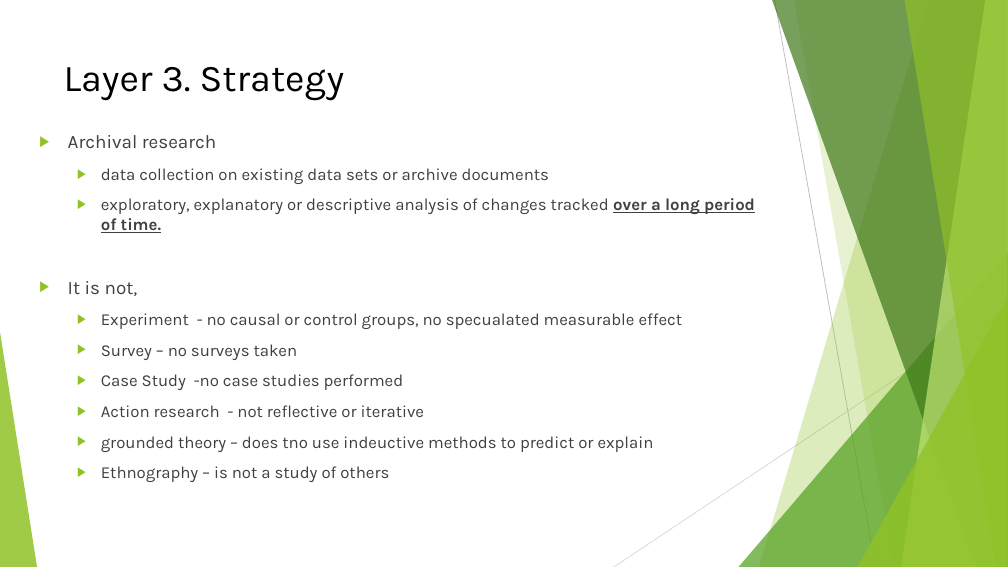
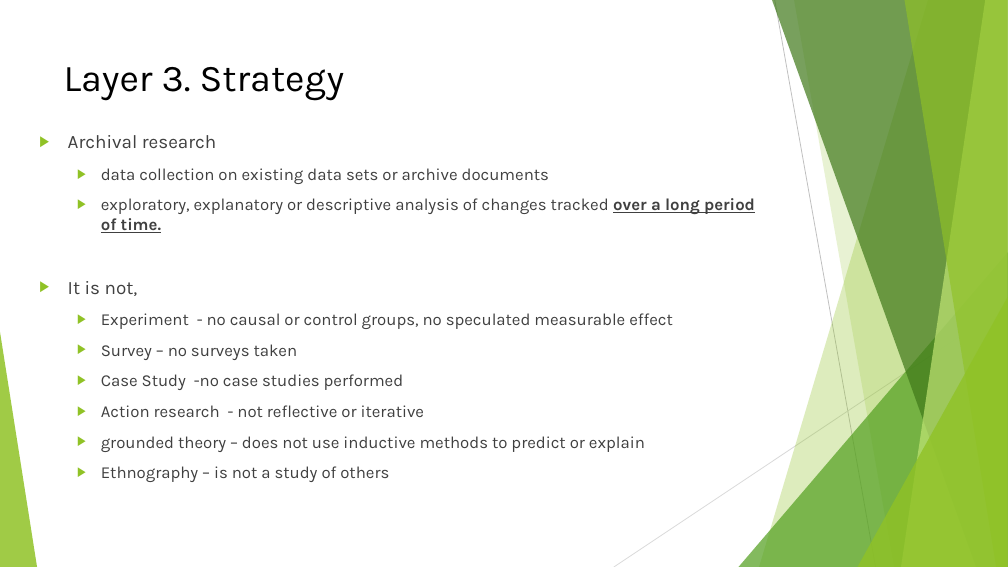
Before and after one commit to eamonnk/sci_res_lit_spec9997_john_sat, a slide deck: slide 10 of asgnmnts/assgmnt 1/final/spec9997_assgnmnt_1_eamonn_kelly_D24127620.pptx. Drawn at 1008x567 pixels with LibreOffice and Linux fonts; fonts in the diff are those of the drawing. Boxes give left, top, right and bottom in pixels: in the first picture for what was removed or moved away, otherwise in the second. Text is boxed around its words. In the diff, an @@ line names an element or a change of style, - is before the commit and + after.

```diff
--- a/asgnmnts/assgmnt 1/final/spec9997_assgnmnt_1_eamonn_kelly_D24127620.pptx
+++ b/asgnmnts/assgmnt 1/final/spec9997_assgnmnt_1_eamonn_kelly_D24127620.pptx
@@ text at bbox=[101, 313, 673, 329]: text changed @@
-  ▶ Experiment - no causal or control groups, no specualated measurable effect
+  ▶ Experiment - no causal or control groups, no speculated measurable effect
@@ text at bbox=[101, 436, 645, 452]: text changed @@
-  ▶ grounded theory – does tno use indeuctive methods to predict or explain
+  ▶ grounded theory – does not use inductive methods to predict or explain
```
Also in this commit, not shown: 17 other slides changed, 10 other files.
